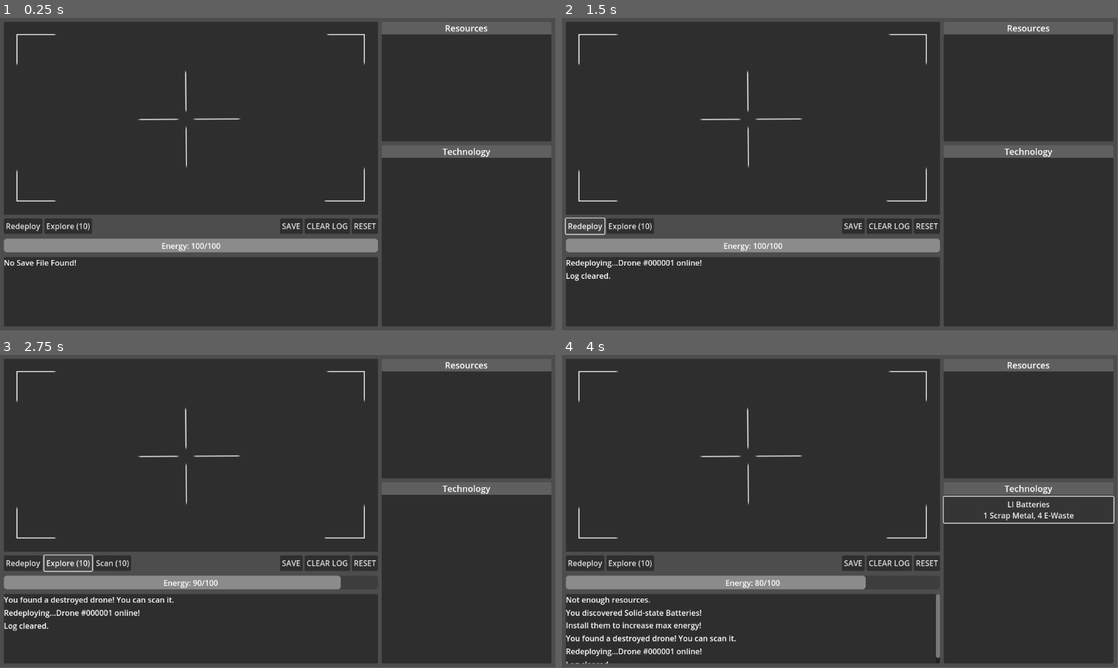
Above: before the commit, frames 1-4 (two rows, left to right).
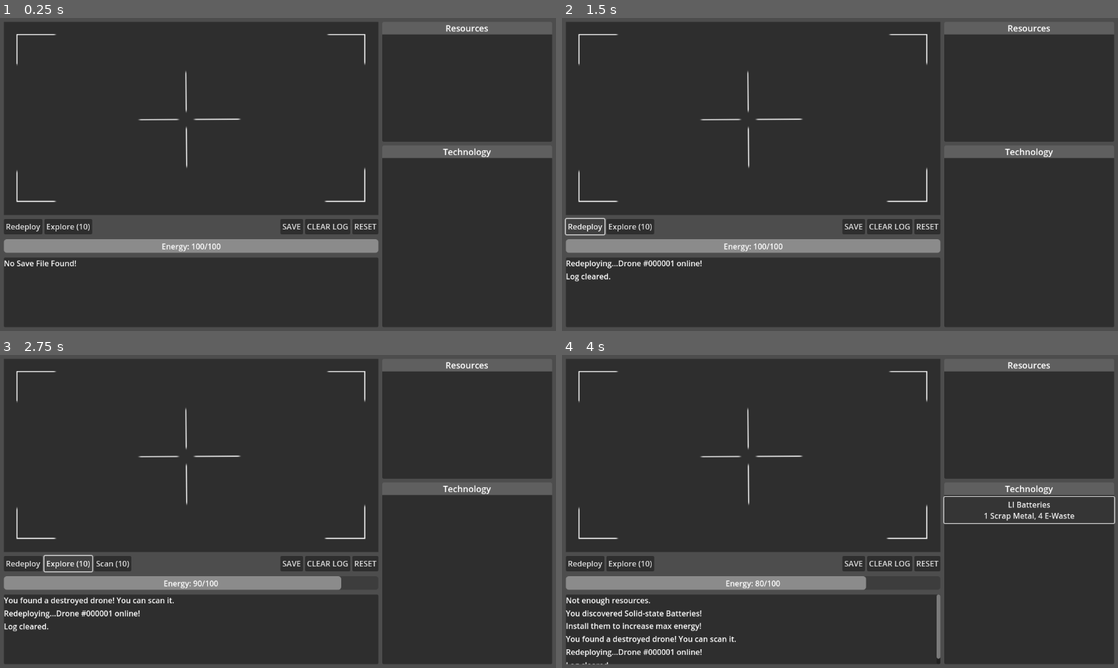
Above: after the commit, the same moments.

Repository: Triysle/drone
Game: Godot game, scene res://main.tscn
The game is run twice, just before and just after one commit, with the same random seed, the same clock (stepped at 60 frames per second) and the same inputs.
Inputs:
- Up to frame 1 (0.25 s): no input
- Up to frame 2 (1.5 s): click "CLEAR LOG" at 0.5 s; click "Redeploy" at 1.25 s
- Up to frame 3 (2.75 s): click "Explore (10)" at 2 s
- Up to frame 4 (4 s): click "Scan (10)" at 2.75 s; click "LI Batteries 1 Scrap Metal, 4…" at 3.5 s
The window is 799x449 before the commit and 800x450 after it. Grey fills any space a smaller window leaves; there, only what the larger window draws over its background counts as a difference.

The runs differ from the first frame. In frame 1, 1.3% of the frame differs, in the area x 0-100%, y 2-99%; in frame 2, 1.6%; in frame 3, 1.9%; in frame 4, 2.9%.

Commit message:
fixed viewport

Diff:
--- a/project.godot
+++ b/project.godot
@@ -13,7 +13,10 @@
 config/name="DRONE"
 run/main_scene="res://main.tscn"
 config/features=PackedStringArray("4.3", "GL Compatibility")
-config/icon="res://icon.svg"
+
+[display]
+
+window/stretch/mode="viewport"
 
 [rendering]
 
Not shown, added: index.apple-touch-icon.png.import
Binary file changed: index.icon.png
Not shown, added: index.icon.png.import
Not shown, added: index.png.import
Not shown, changed: index.html
Not shown, changed: index.pck
